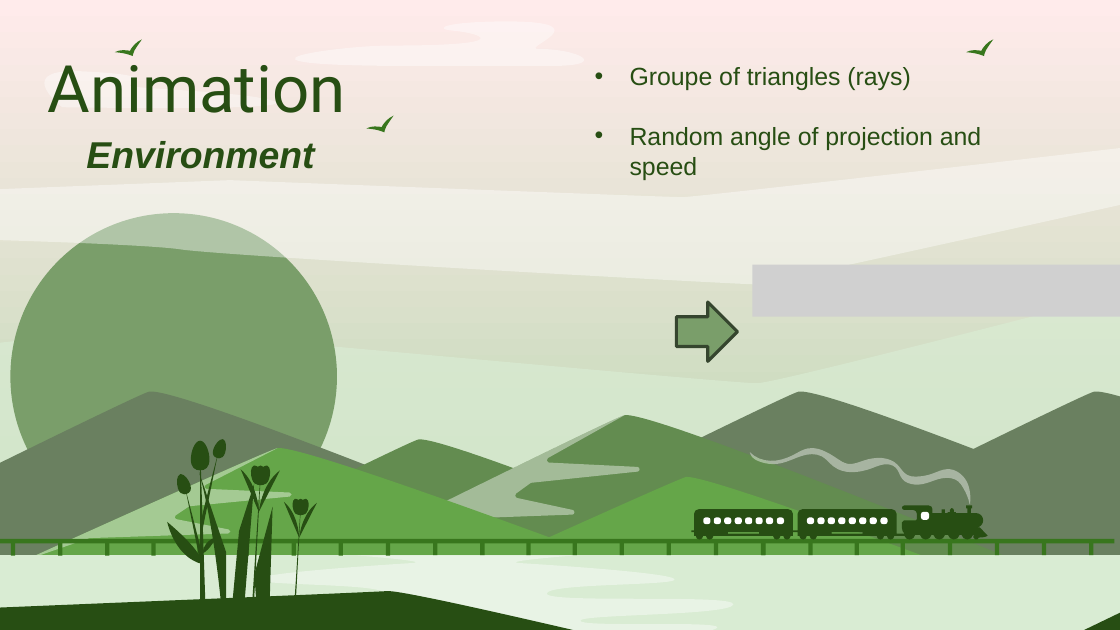
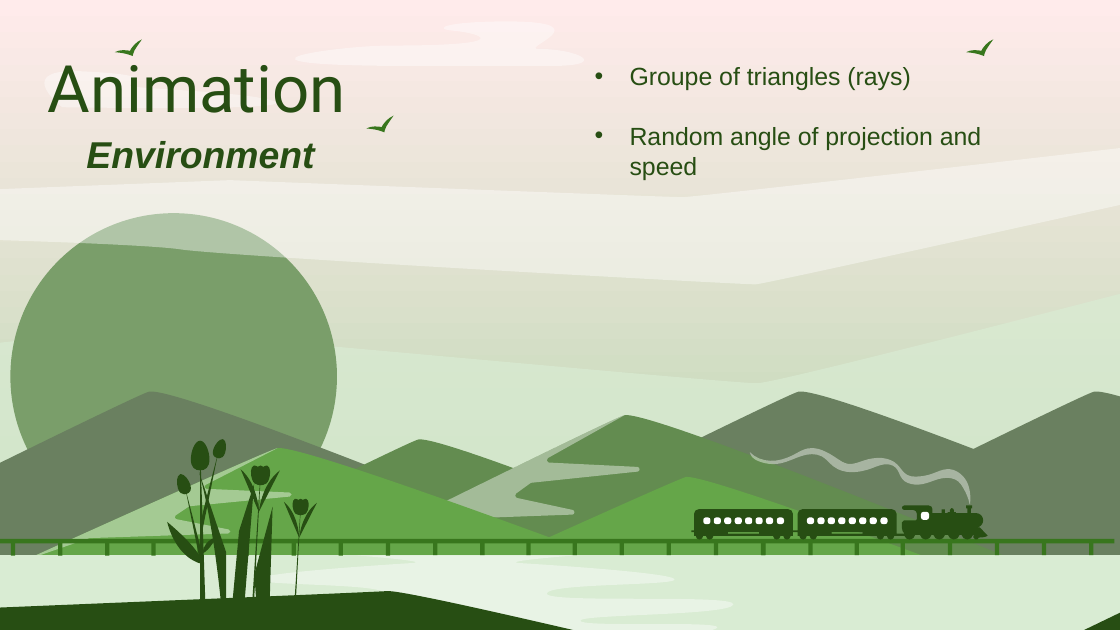
Before and after one commit to Smoother19/MusicAnimation, a slide deck: slide 14 of docs/presentation/PresAlpha.pptx. Drawn at 1120x630 pixels with LibreOffice and Linux fonts; fonts in the diff are those of the drawing; grey boxes stand for pictures. Boxes give left, top, right and bottom in pixels: in the first picture for what was removed or moved away, otherwise in the second. Text is boxed around its words. In the diff, an @@ line names an element or a change of style, - is before the commit and + after.

```diff
--- a/docs/presentation/PresAlpha.pptx
+++ b/docs/presentation/PresAlpha.pptx
@@ picture removed at [753,264,1120,316] @@
@@ right arrow removed at [676,302,738,362] @@
```
Also in this commit, not shown: 5 other slides changed, 3 slides added, 1 slide removed, 1 other file.
